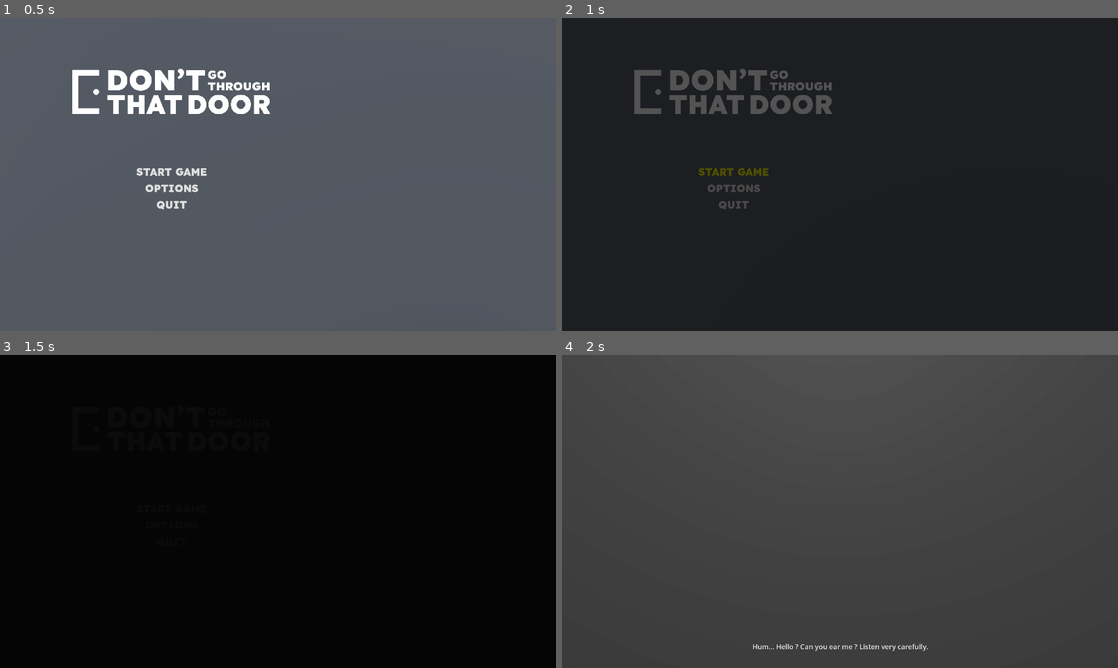
Above: before the commit, frames 1-4 (two rows, left to right).
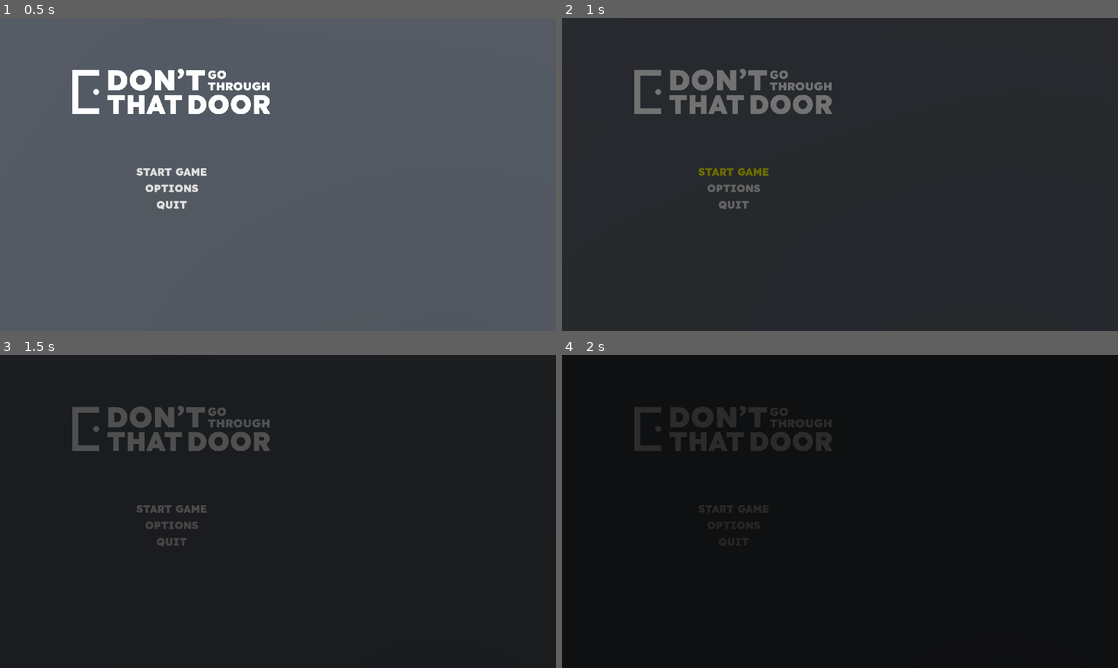
Above: after the commit, the same moments.

Repository: Matteo-Grellier/Dont-go-through-that-door
Game: Godot game, scene res://Scenes/Menus/main_menu.tscn
Two runs of this game, one before a commit and one after it. Both use one fixed random seed, a clock stepped at 60 frames per second and the inputs below. Sound files missing from this copy of the repository are replaced by a short silence.
Inputs:
- Up to frame 1 (0.5 s): no input
- Up to frame 2 (1 s): click "START GAME" at 0.5 s
- Up to frame 3 (1.5 s): click "START GAME" at 1.25 s
- Up to frame 4 (2 s): no input

Frame 1 is identical in both runs. In frame 2, 2.5% of the frame differs, in the area x 13-49%, y 16-62%; in frame 3, 100%, in the area x 0-100%, y 0-100%; in frame 4, 100%.

Commit message:
Implement music

Diff:
--- a/Scenes/Menus/main_menu.tscn
+++ b/Scenes/Menus/main_menu.tscn
@@ -8,6 +8,7 @@
 [ext_resource type="Material" uid="uid://ms4tnbi530fk" path="res://Ressources/Materials/yellow_door.tres" id="4_mttjx"]
 [ext_resource type="Texture2D" uid="uid://dsknee1pr8mv" path="res://Ressources/Images/logo-dgttd-white.png" id="5_xhtsu"]
 [ext_resource type="PackedScene" uid="uid://dxd8uroqvbmrv" path="res://Scenes/Menus/options.tscn" id="8_a4i26"]
+[ext_resource type="AudioStream" uid="uid://diuuibj5sye1f" path="res://Ressources/Audios/menu_music.mp3" id="9_hxssa"]
 
 [sub_resource type="Animation" id="Animation_6drjx"]
 length = 0.001
@@ -441,6 +442,11 @@
 grow_vertical = 2
 color = Color(0.00784314, 0.00784314, 0.00784314, 1)
 
+[node name="AudioStreamPlayer" type="AudioStreamPlayer" parent="."]
+stream = ExtResource("9_hxssa")
+volume_db = 24.0
+autoplay = true
+
 [connection signal="go_back" from="Control/MainMenuContent/Options" to="." method="_on_options_go_back"]
 [connection signal="pressed" from="Control/MainMenuContent/MenuButtons/StartGameButton" to="." method="_on_start_game_button_pressed"]
 [connection signal="pressed" from="Control/MainMenuContent/MenuButtons/OptionsButton" to="." method="_on_options_button_pressed"]
--- a/Scenes/Player.tscn
+++ b/Scenes/Player.tscn
@@ -1,9 +1,10 @@
-[gd_scene load_steps=9 format=3 uid="uid://13lmgnknxpgw"]
+[gd_scene load_steps=10 format=3 uid="uid://13lmgnknxpgw"]
 
 [ext_resource type="Script" path="res://Scripts/Player.gd" id="1_kg52k"]
 [ext_resource type="PackedScene" uid="uid://d11bx7rtdta5u" path="res://Scenes/interactor.tscn" id="2_pnebu"]
 [ext_resource type="Shader" path="res://Ressources/Shaders/sobelFilter.gdshader" id="3_gse5d"]
 [ext_resource type="PackedScene" uid="uid://bli3pnmylkvvr" path="res://Scenes/Menus/pause_menu.tscn" id="4_jq78y"]
+[ext_resource type="AudioStream" uid="uid://cl5k1i5up0wcg" path="res://Ressources/Audios/game_music.mp3" id="5_asq15"]
 
 [sub_resource type="CapsuleMesh" id="CapsuleMesh_kkgcd"]
 
@@ -43,3 +44,7 @@
 [node name="CanvasLayer" type="CanvasLayer" parent="."]
 
 [node name="PauseMenu" parent="CanvasLayer" instance=ExtResource("4_jq78y")]
+
+[node name="AudioStreamPlayer" type="AudioStreamPlayer" parent="."]
+stream = ExtResource("5_asq15")
+autoplay = true
--- a/Scripts/GameManager.gd
+++ b/Scripts/GameManager.gd
@@ -11,13 +11,14 @@
 var array_of_rooms_to_delete:Array[Node3D]
 var room_behind_the_door: String
 var room_node:Node3D
+var player : CharacterBody3D
+func on_start():
 
-func on_start():
 	array_of_rooms_to_delete.clear()
 	wait_two_rooms = 0
 	if get_parent().get_node("GameScene"):
-
-		get_parent().get_node("GameScene").add_child(preload("res://Scenes/Player.tscn").instantiate())
+		player = preload("res://Scenes/Player.tscn").instantiate()
+		get_parent().get_node("GameScene").add_child(player)
 
 		room_behind_the_door = "SpawnRoom"
 		get_all_doors_in_room()
@@ -49,6 +50,7 @@
 var wait_two_rooms:int = 0
 
 func _on_closed_behind():
+	cut_music()
 	unload_last_room()
 
 	var new_room_node = get_node("../GameScene/"+room_behind_the_door)
@@ -61,3 +63,7 @@
 		array_of_rooms_to_delete.pop_at(0)
 	else :
 		wait_two_rooms += 1
+
+func cut_music():
+	var tween = create_tween()
+	tween.parallel().tween_property(player.get_node("AudioStreamPlayer"), "volume_db", 0, 3)
--- a/Scripts/Menus/main_menu.gd
+++ b/Scripts/Menus/main_menu.gd
@@ -25,7 +25,8 @@
 		tween.kill()
 	tween = create_tween()
 	color_rect.visible = true
-	tween.tween_property(color_rect, "modulate:a", 1, 1)
+	tween.tween_property(color_rect, "modulate:a", 1, 2)
+	tween.parallel().tween_property($AudioStreamPlayer, "volume_db", 0, 2)
 	tween.tween_callback(change_scene)
 
 func _on_options_button_pressed():
--- a/Scripts/Player.gd
+++ b/Scripts/Player.gd
@@ -11,6 +11,8 @@
 @onready var camera:Camera3D = $Neck/Camera3D
 
 func _ready():
+	var tween = create_tween()
+	tween.parallel().tween_property($AudioStreamPlayer, "volume_db", 24, 3)
 	Input.set_mouse_mode(Input.MOUSE_MODE_CAPTURED)
 
 func _unhandled_input(event: InputEvent) -> void:
Not shown, added: Ressources/Audios/game_music.mp3.import
Not shown, added: Ressources/Audios/menu_music.mp3.import
Not shown: 1 places in Scenes/Menus/main_menu.tscn that only renumber resources
Not shown, added: Ressources/Audios/game_music.mp3
Not shown, added: Ressources/Audios/menu_music.mp3
